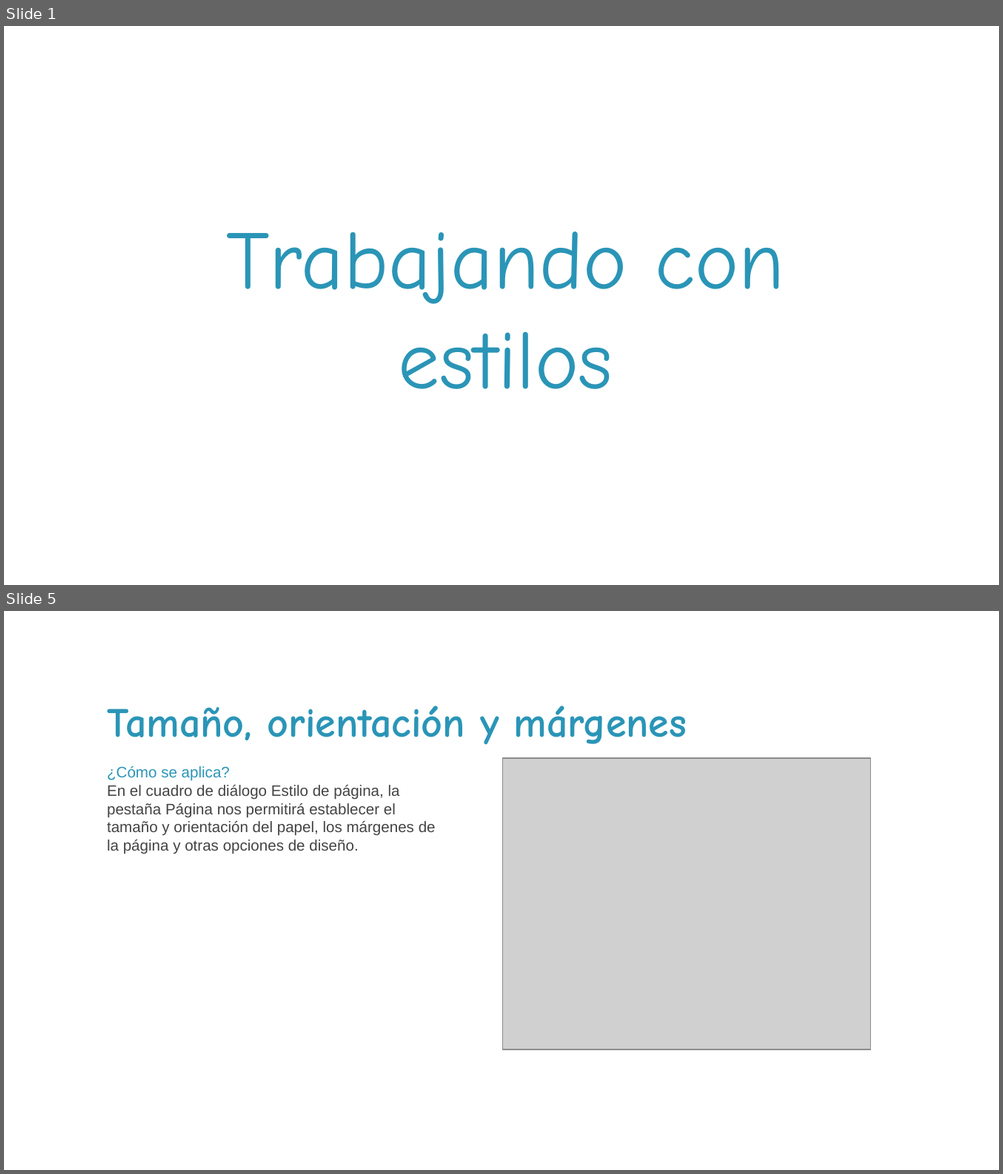
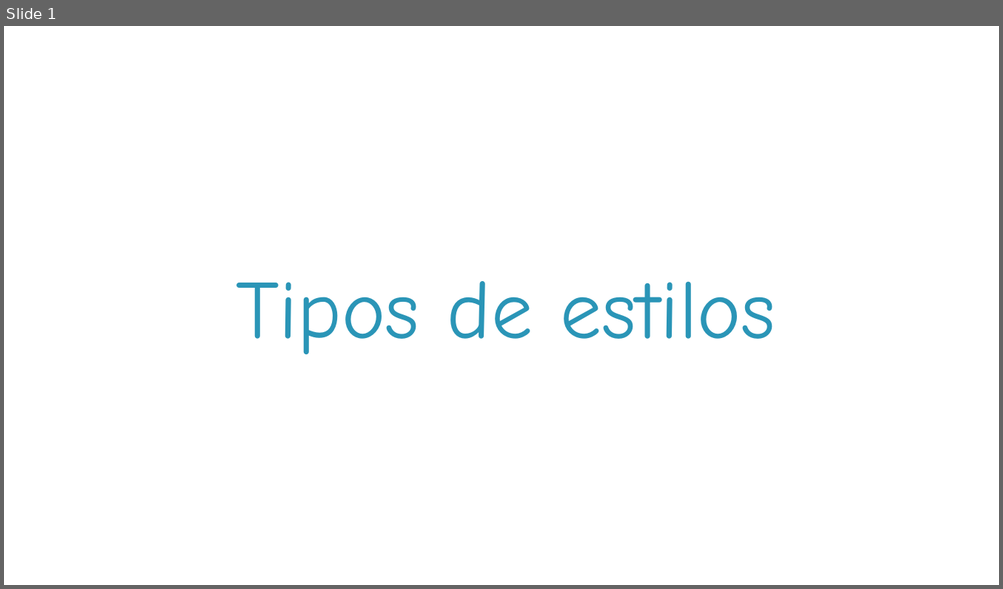
Before and after one commit to transpa1416/tigali, a slide deck: public/downloads/writer/module03/M03Topic01.pptx. Shown one above the other, each under a label of ours: slides 1 and 5 before the commit, slide 1 after it; the slides between them are not shown. The pictures are 1003x1174 and 1003x589 pixels, drawn with LibreOffice and Linux fonts; fonts in the diff are those of the drawing; grey boxes stand for pictures; background and template pictures are left out. Boxes give left, top, right and bottom in pixels: in the first picture for what was removed or moved away, otherwise in the second. Text is boxed around its words. In the diff, an @@ line names an element or a change of style, - is before the commit and + after.

```diff
--- a/public/downloads/writer/module03/M03Topic01.pptx
+++ b/public/downloads/writer/module03/M03Topic01.pptx
@@ slide 5 removed at [4,611,999,1170], background picture (left out) @@
@@ text removed at [107,706,687,745] @@
-Tamaño, orientación y márgenes
@@ picture removed at [502,758,871,1050] @@
@@ text removed at [107,766,435,854] @@
-¿Cómo se aplica?
-En el cuadro de diálogo Estilo de página, la pestaña Página nos permitirá establecer el tamaño y orientación del papel, los márgenes de la página y otras opciones de diseño.
@@ page number removed at [939,1137,999,1170] @@
-5
@@ slide 1 changed as well @@
@@ title at [236,281,775,355]: text changed @@
-Trabajando con estilos
+Tipos de estilos
```
Also in this commit, not shown: 1 other slide changed, 11 slides added, 59 other slides removed, 16 other files.
